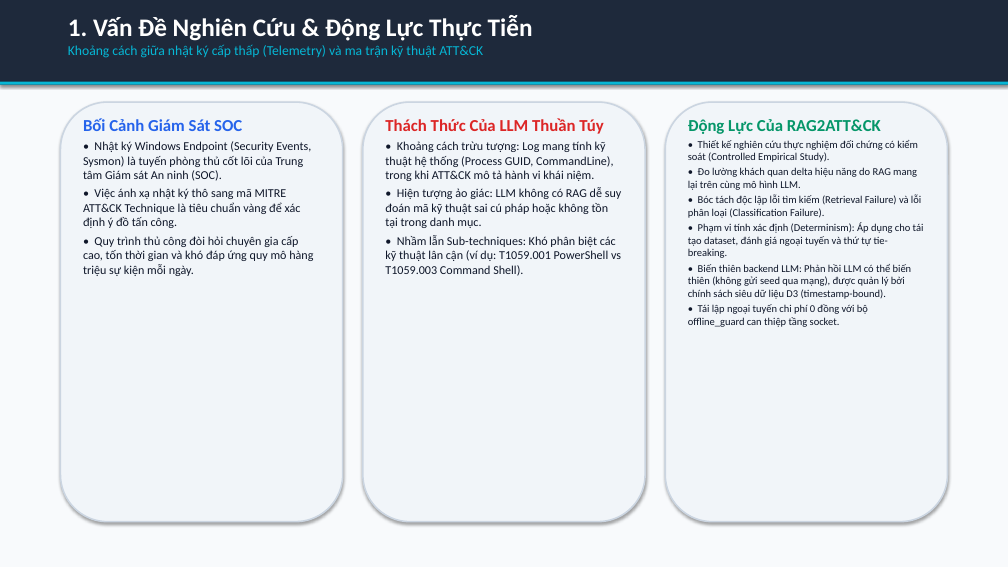
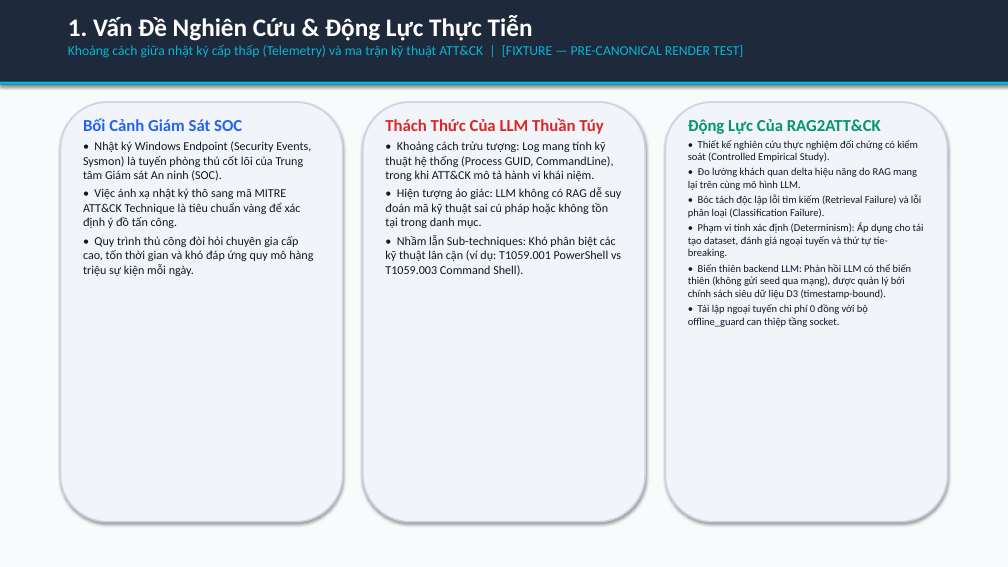
Before and after one commit to habachcp6/RAG2ATTCK, a slide deck: slide 2 of reports/evidence/fixture_populated_slides.pptx. Drawn at 1008x567 pixels with LibreOffice and Linux fonts; fonts in the diff are those of the drawing. Boxes give left, top, right and bottom in pixels: in the first picture for what was removed or moved away, otherwise in the second. Text is boxed around its words. In the diff, an @@ line names an element or a change of style, - is before the commit and + after.

```diff
--- a/reports/evidence/fixture_populated_slides.pptx
+++ b/reports/evidence/fixture_populated_slides.pptx
@@ text at box(68, 45, 743, 58): text changed @@
-Khoảng cách giữa nhật ký cấp thấp (Telemetry) và ma trận kỹ thuật ATT&CK
+Khoảng cách giữa nhật ký cấp thấp (Telemetry) và ma trận kỹ thuật ATT&CK | [FIXTURE — PRE-CANONICAL RENDER TEST]
```
Also in this commit, not shown: 11 other slides changed, 17 other files.
